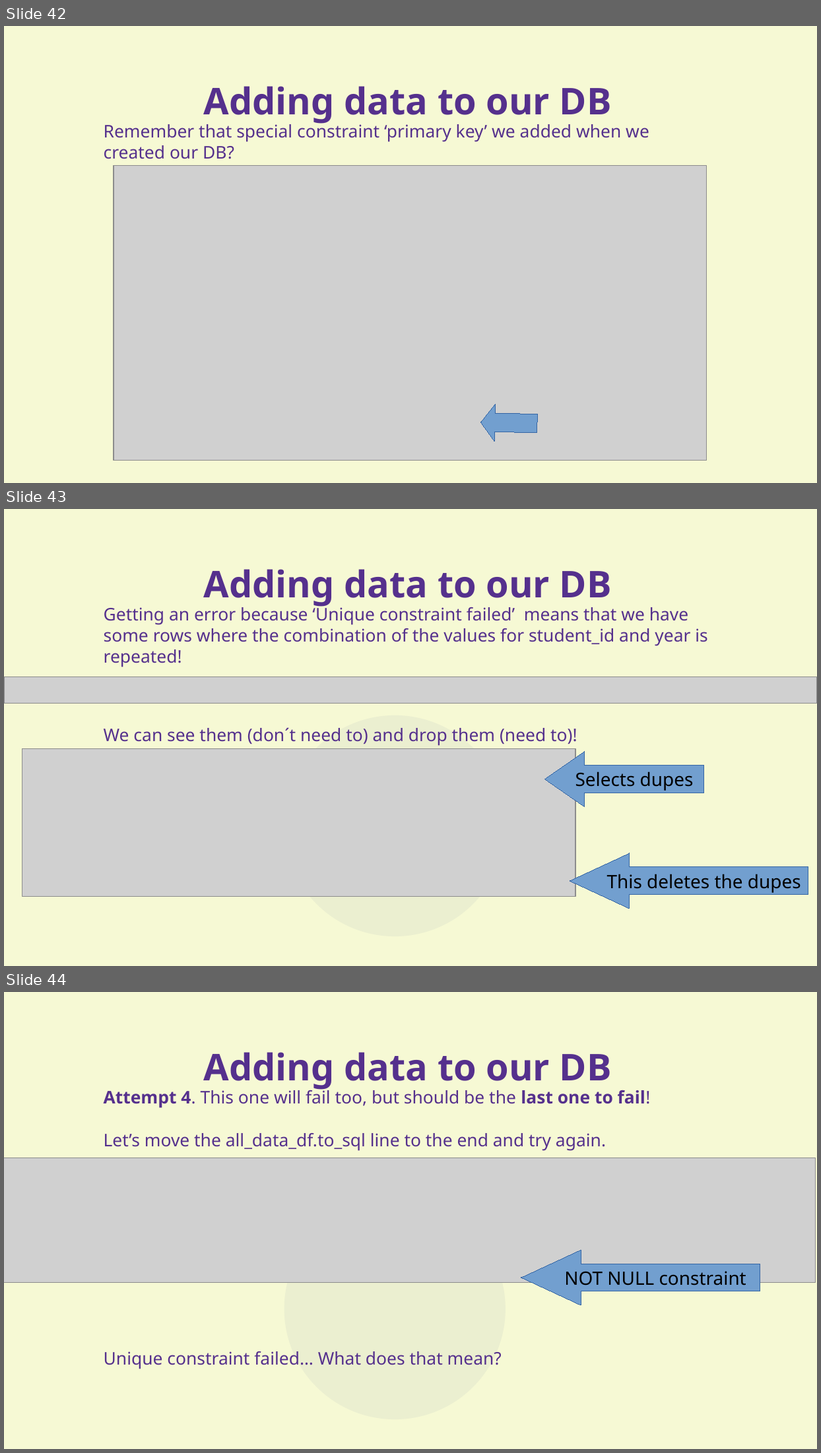
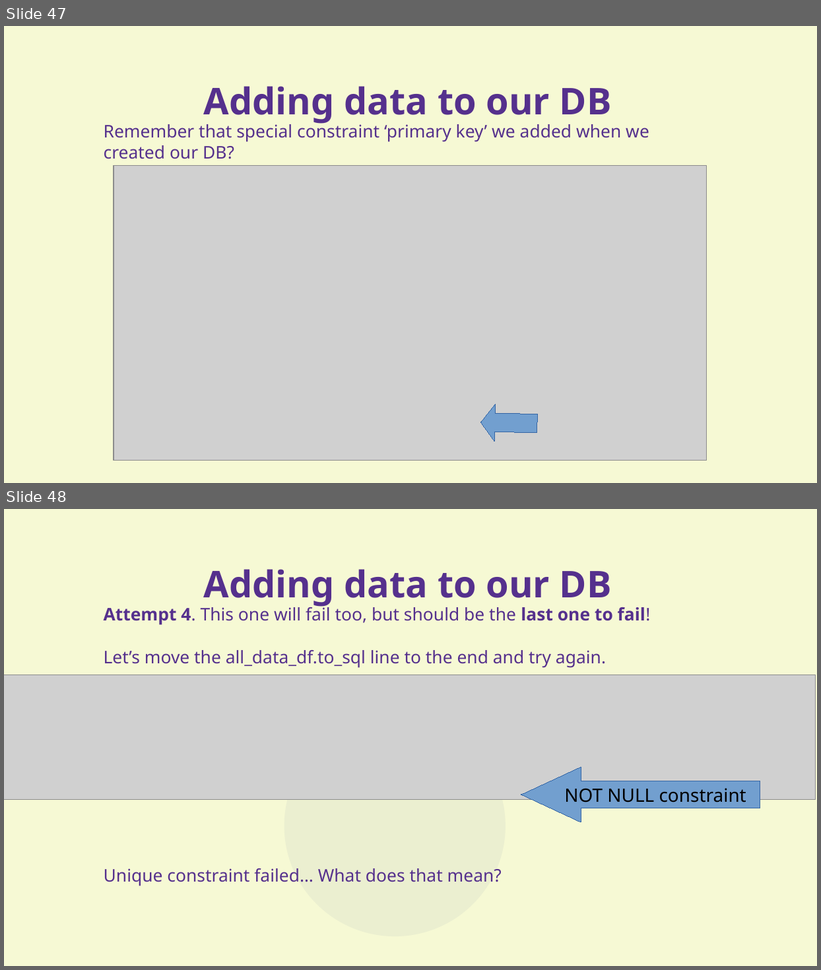
Before and after one commit to aram-de/aas_workshop_pub, a slide deck: presentation_KhanRev.odp. Shown one above the other, each under a label of ours: slides 42, 43 and 44 before the commit, slides 47 and 48 after it. The pictures are 821x1453 and 821x970 pixels, drawn with LibreOffice and Linux fonts; fonts in the diff are those of the drawing; grey boxes stand for pictures. Boxes give left, top, right and bottom in pixels: in the first picture for what was removed or moved away, otherwise in the second. Text is boxed around its words. In the diff, an @@ line names an element or a change of style, - is before the commit and + after.

```diff
--- a/presentation_KhanRev.odp
+++ b/presentation_KhanRev.odp
@@ slide 43 removed at [4,509,817,966], background #F6F9D4; not listed: 1 template element that a slide beside it also shows @@
@@ title removed at [204,569,612,607] @@
-Adding data to our DB
@@ text removed at [104,605,708,746] @@
-Getting an error because ‘Unique constraint failed’ means that we have some rows where the combination of the values for student_id and year is repeated!
-We can see them (don´t need to) and drop them (need to)!
@@ picture removed at [4,677,817,704] @@
@@ picture removed at [22,749,576,897] @@
@@ left arrow removed at [545,752,704,807] @@
-Selects dupes
@@ left arrow removed at [570,854,809,909] @@
-This deletes the dupes
@@ what was slide 42 is now slide 47 @@
@@ what was slide 44 is now slide 48 @@
```
Also in this commit, not shown: 2 slides changed, 5 slides added.
